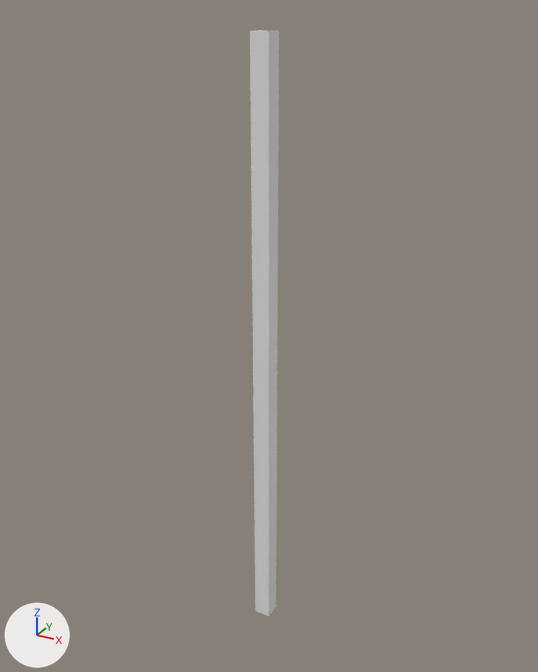
One commit to the Blender file GP04/gp04.blend: the scene before it, then after it.
The view is the same before and after, from a 50 mm lens placed at (36.6, -65.7, 37.9), pointed at (-0.1, 1.0, 4.6). Every picture has the same lights, and +X, +Y and +Z are marked at lower left. The same objects are shown in both versions, whatever each file hides.
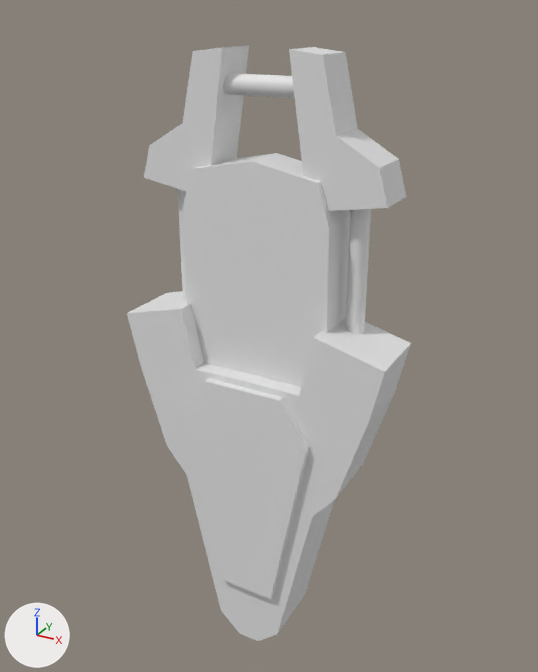
Location of each change, [x1, y1, x2, y2] in pixels of the pictures (538 x 672 px):
'Cube.011', reshaped, moved, rescaled, modifiers changed (460% wider, 60% shorter): before [250, 30, 279, 616]; after [183, 153, 350, 387]
'Cube.014', added: after [127, 291, 411, 641]
'0', added: after [144, 45, 406, 211]
'Cube.015', added: after [183, 378, 309, 599]
'Cylinder.003', added: after [177, 189, 371, 334]
'Cylinder', added: after [223, 73, 295, 98]
part 1 of me_cube_011, deleted: before [250, 30, 279, 616]
part 2 of me_cube_011, added: after [183, 153, 350, 387]

Diff of the bpy script that builds the scene:
```diff
--- a/GP04/gp04.blend.py
+++ b/GP04/gp04.blend.py
@@ me_cube_011 @@
 me_cube_011.from_pydata(...)  # 8 vertices, 6 faces; spans x -1.0..1.0, y -1.0..1.0, z -1.0..1.0
 # used by ob_cube_011; location = (0.0, 0.0, 1.0); scale = (1.0, 1.0, 35.0)
 # verts and faces of me_cube_011; kept vertices keep their numbers, new ones are numbered from 8
+# me_cube_011 part 1
+delete_vertices([*range(0, 8)])  # with the faces that use them
+# me_cube_011 part 2
+verts[8] = (10.87, -2.58, 0.66)  # pixel (317, 183)
+verts[9] = (13.2, -2.58, 0.0)
+verts[10] = (0.0, -2.58, 0.7)  # pixel (251, 161)
+verts[11] = (0.0, -2.58, 0.0)
+verts[12] = (12.91, -2.58, 0.54)  # pixel (329, 227)
+for new, old in zip([*range(13, 18)], [*range(8, 13)]): verts[new] = verts[old] + (0.0, 5.16, 0.0)
+verts[18] = (0.0, -2.58, 0.54)  # pixel (252, 216)
+verts[19] = (0.0, 2.58, 0.54)
+faces += [(14, 16, 19, 17), (9, 11, 16, 14), (9, 12, 18, 11), (9, 14, 17, 12), (8, 12, 17, 13), (8, 10, 18, 12)]
+faces += [(13, 17, 19, 15), (8, 13, 15, 10)]
@@ me_cube_019 @@
+me_cube_019.from_pydata([(3.6, -3.5, -19.8), (4.6, -3.5, 7.3), (3.6, 0.0, -19.8), (4.6, 0.0, 7.3), (7.8, -3.5, 2.3), (0.0, -3.5, -19.8), (0.0, -3.5, 7.3), (0.0, 0.0, 7.3), (0.0, 0.0, -19.8), (0.0, -3.5, 2.3), (7.8, 0.0, 2.3)], [], [(10, 3, 1, 4), (8, 2, 0, 5), (3, 7, 6, 1), (0, 4, 9, 5), (4, 1, 6, 9), (2, 10, 4, 0)])
@@ ob_cube_011 @@
 ob_cube_011 = bpy.data.objects.new('Cube.011', me_cube_011)
-ob_cube_011.location = (0.0, 0.0, 1.0)
-ob_cube_011.scale = (1.0, 1.0, 35.0)
+ob_cube_011.location = (0.0, 0.0, 0.0)
+ob_cube_011.scale = (0.649, 1.0, 35.0)
+_m = ob_cube_011.modifiers.new('Mirror', 'MIRROR')
@@ ob_cube_015 @@
+ob_cube_015 = bpy.data.objects.new('Cube.015', me_cube_019)  # modifiers MIRROR
+ob_cube_015.location = (0.0, -1.8, -6.6)
@@ ob_cylinder_003 @@
+ob_cylinder_003 = bpy.data.objects.new('Cylinder.003', me_cylinder_003)  # 64 vertices, 34 faces; spans x 9.2..11.2, y -0.2..1.8, z -19.8..-1.1; modifiers MIRROR
+ob_cylinder_003.location = (0.0, 0.0, 24.6)
@@ ob_cylinder @@
+ob_cylinder = bpy.data.objects.new('Cylinder', me_cylinder)  # a 32-sided cylinder along x spanning x -4.89..4.89, y -1.0..1.0, z -8.49..-6.49
+ob_cylinder.location = (0.0, 0.0, 38.6)
@@ ob_0 @@
+ob_0 = bpy.data.objects.new('0', me_cube_017)  # 16 vertices, 13 faces; spans x 5.5..21.3, y -1.8..3.2, z 0.6..1.0; modifiers MIRROR
+ob_0.location = (0.0, 0.0, 0.1)
+ob_0.scale = (0.649, 1.0, 35.0)
@@ ob_cube_014 @@
+ob_cube_014 = bpy.data.objects.new('Cube.014', me_cube_016)  # 28 vertices, 23 faces; spans x 0.0..23.9, y -4.4..3.2, z -1.0..0.2; modifiers MIRROR
+ob_cube_014.location = (0.0, 0.0, 0.0)
+ob_cube_014.scale = (0.649, 1.0, 35.0)
```
